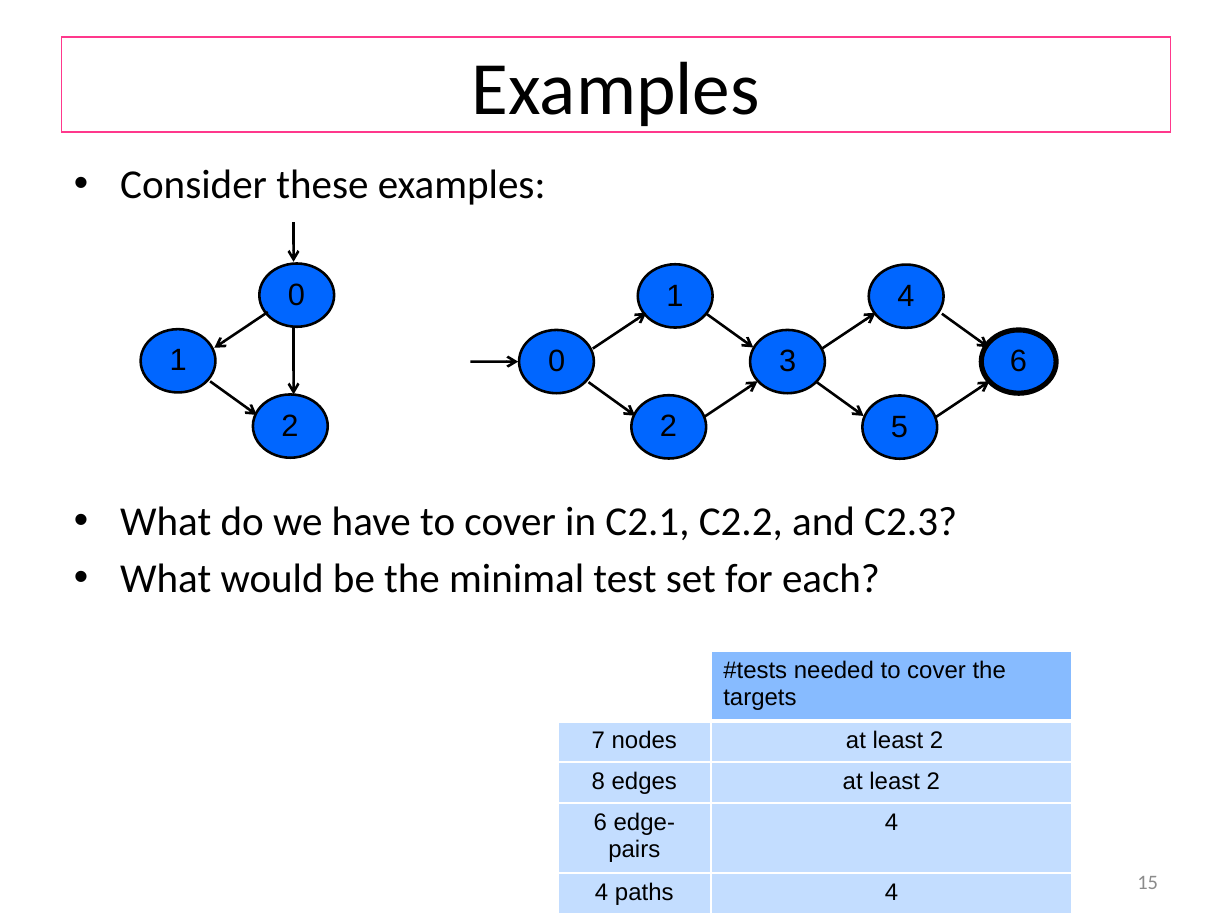
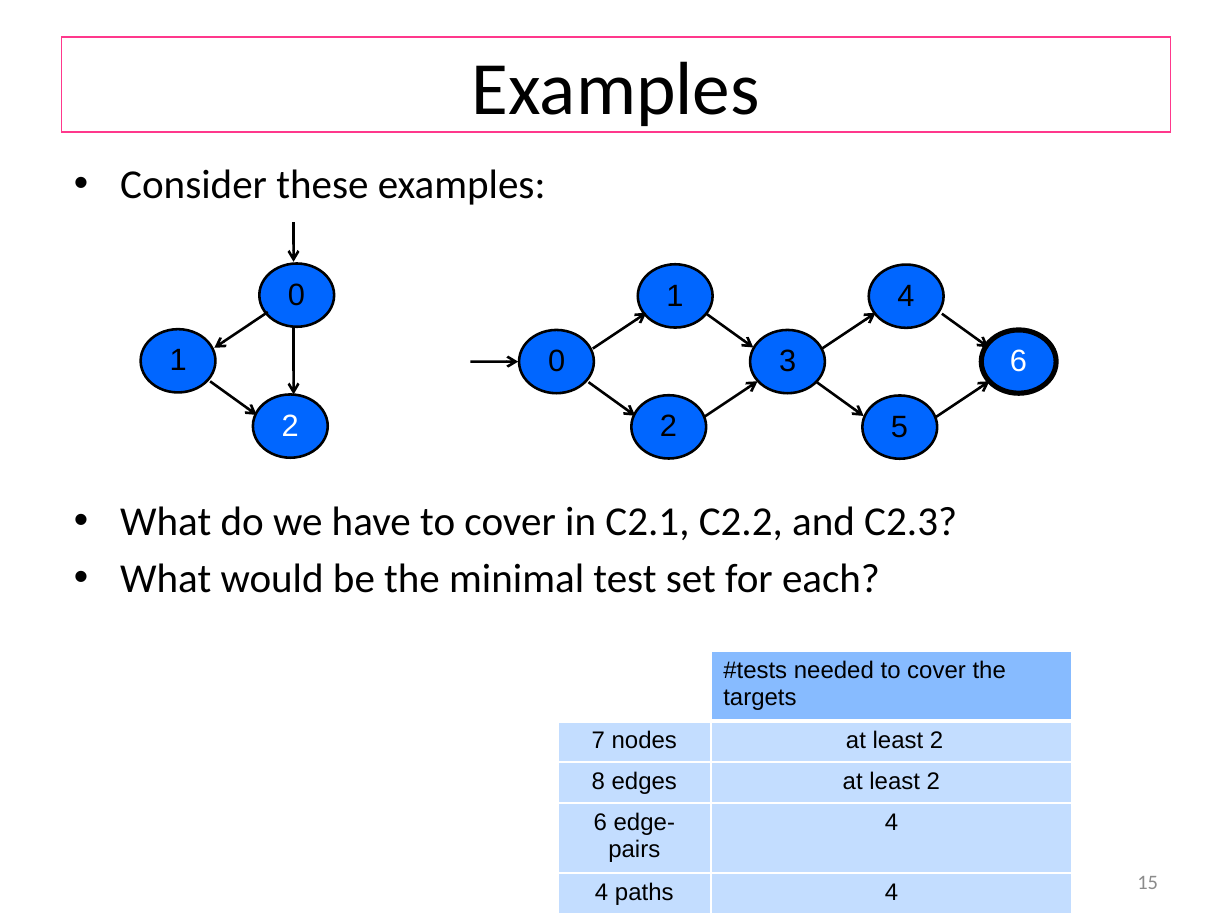
Before and after one commit to wooshrow/b3stv, a slide deck: slide 15 of slides/gbt.pptx. Drawn at 1232x924 pixels with LibreOffice and Linux fonts; fonts in the diff are those of the drawing. Boxes give left, top, right and bottom in pixels: in the first picture for what was removed or moved away, otherwise in the second. Text is boxed around its words. In the diff, an @@ line names an element or a change of style, - is before the commit and + after.

```diff
--- a/slides/gbt.pptx
+++ b/slides/gbt.pptx
@@ text "6" at (1010,349,1027,372): text colour #000000 to #FFFFFF @@
@@ text "2" at (282,414,299,436): text colour #000000 to #FFFFFF @@
```
Also in this commit, not shown: 10 other slides changed, 1 slide removed, 3 other files.
